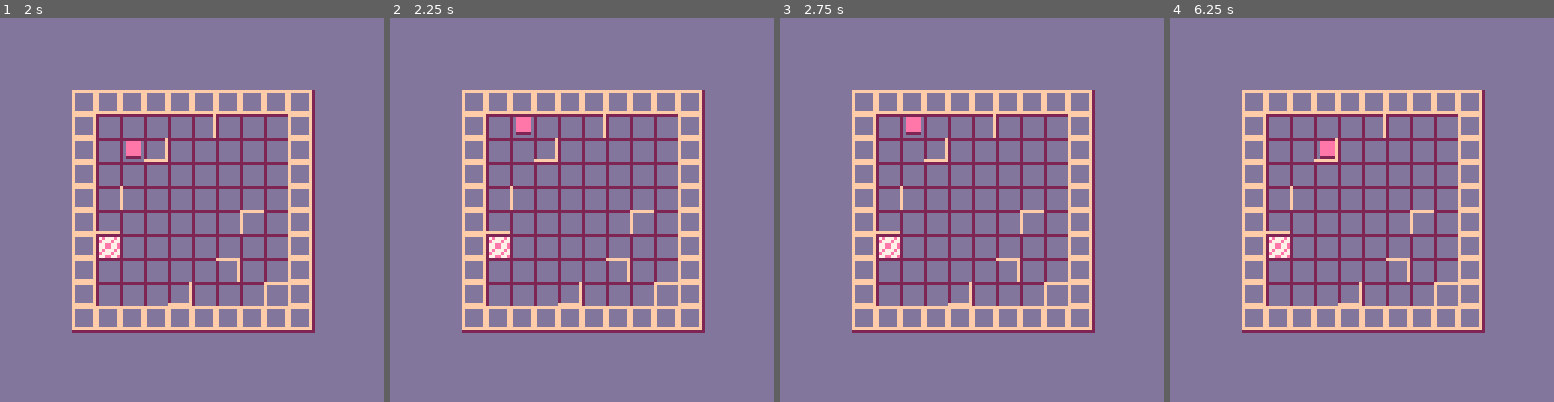
Above: before the commit, frames 1-4 (left to right).
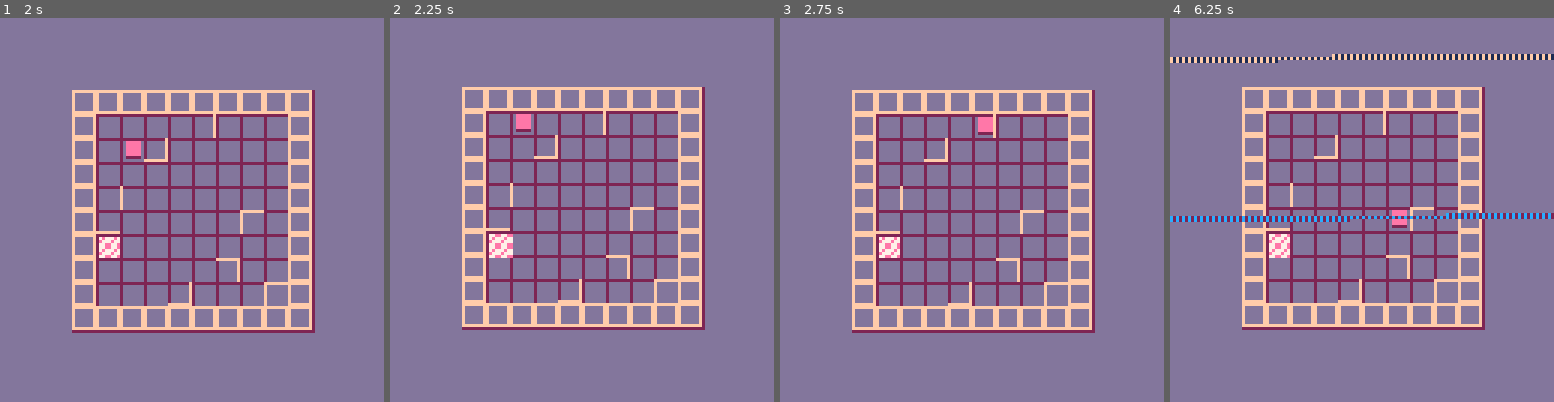
Above: after the commit, the same moments.

Repository: danslocombe/ld45
Game: PICO-8 cartridge robots.p8
Two runs of this game, one before a commit and one after it. Both use one fixed random seed, a clock stepped at 60 frames per second and the inputs below.
Inputs:
- Up to frame 1 (2 s): tap X (X key) at 0.33, 1.07, 1.85 s; tap O (Z key) at 0.7, 1.7 s; hold Right from 1.6 s (still down)
- Up to frame 2 (2.25 s): release Right at 2.1 s; tap O (Z key) at 2.1 s; hold Up from 2.15 s (still down)
- Up to frame 3 (2.75 s): release Up at 2.42 s; hold Right from 2.47 s (still down); tap O (Z key) at 2.5 s
- Up to frame 4 (6.25 s): tap O (Z key) every 0.4 s from 2.9 to 6.1 s; tap X (X key) at 2.97, 4.08, 5.2 s; release Right at 3.03 s; hold Left 3.08-3.58 s; hold Down 3.63-3.97 s; hold Right 4.02-4.68 s; hold Up 4.73-5.03 s; hold Left 5.08-5.68 s; hold Down 5.73-6.03 s; hold Right from 6.08 s (still down)

Frame 1 is identical in both runs. In frame 2, 10% of the frame differs, in the area x 18-83%, y 17-83%; in frame 3, 0.4%; in frame 4, 13%, in the area x 0-100%, y 9-83%.

Commit message:
Pretty effects

Diff:
--- a/robots.p8
+++ b/robots.p8
@@ -81,8 +81,13 @@
 
   target_x = 1
   target_y = 1
-  target_id = 1
+  target_rid = 1
   level = 0
+  shake_t = 0
+  shake_t_max = 4
+  animating = false
+  animation_obj = {}
+  should_gotonext = false
 end
 
 function _init()
@@ -92,7 +97,7 @@
   generate_target(target_robot)
 
   t = 0
-  selected_robot_id = 1
+  selected_rid = 1
 end
 
 function _update60()
@@ -101,6 +106,39 @@
   --end
 
   t += 1
+
+  for i,o in pairs(drawables) do
+    o.tick(o)
+  end
+
+  if animating then
+    animation_obj.xvel += animation_obj.xaccel
+    animation_obj.yvel += animation_obj.yaccel
+    animation_obj.x += animation_obj.xvel
+    animation_obj.y += animation_obj.yvel
+    local d = animation_obj.dir
+
+    if d == down and animation_obj.y > animation_obj.new.y then
+      animating = false
+    elseif d == up and animation_obj.y < animation_obj.new.y then
+      animating = false
+    elseif d == right and animation_obj.x > animation_obj.new.x then
+      animating = false
+    elseif d == left and animation_obj.x < animation_obj.new.x then
+      animating = false
+    end
+
+    if not animating then
+      shake_t = shake_t_max / 3
+    end
+
+    return false
+  end
+
+  if should_gotonext then
+    should_gotonext = false
+    next_level()
+  end
 
   local ndir = none
   if btnp(0) then
@@ -112,33 +150,65 @@
   elseif btnp(3) then
     ndir = down
   elseif btnp(4) then
-    --selected_robot_id = 1 + ((selected_robot_id - 2) % #cur_state.robots)
-    --print_debug("selecting " .. selected_robot_id)
+    --selected_rid = 1 + ((selected_rid - 2) % #cur_state.robots)
+    --print_debug("selecting " .. selected_rid)
     if #history > 0 then
       cur_state = history[#history]
       del(history, cur_state)
     end
   elseif btnp(5) then
-    selected_robot_id = 1 + ((selected_robot_id) % #cur_state.robots)
-    print_debug("selecting " .. selected_robot_id)
+    local prev_selected = selected_rid
+    selected_rid = 1 + ((selected_rid) % #cur_state.robots)
+    print_debug("selecting " .. selected_rid)
+    add(drawables, create_select_anim(prev_selected, selected_rid, cur_state))
   end
 
   if ndir != none then
+    -- setup next move --
 
     local old_state = cur_state
-    cur_state = move_robot(ndir, selected_robot_id, cur_state)
+    cur_state = move_robot(ndir, selected_rid, cur_state)
+
+    local old_robot = {}
+    for i,r in pairs(old_state.robots) do
+      if r.id == selected_rid then
+        old_robot = r
+        break
+      end
+    end
+    local new_robot = {}
+    for i,r in pairs(cur_state.robots) do
+      if r.id == selected_rid then
+        new_robot = r
+        break
+      end
+    end
+
+    animating = true
+    local move_vec = vec_from_dir(ndir)
+    local accel = 0.13
+    animation_obj = {
+      rid = selected_rid,
+      old = old_robot,
+      new = new_robot,
+      dir = ndir,
+      x = old_robot.x,
+      y = old_robot.y,
+      xvel = 0,
+      yvel = 0,
+      xaccel = accel * move_vec.x,
+      yaccel = accel * move_vec.y,
+    }
 
     -- todo only add to history if states are different
     add(history, old_state)
 
     -- check goal
-    for i,r in pairs(cur_state.robots) do
-      if r.id == target_id then
-        if r.x == target_x and r.y == target_y then
-          next_level()
-        end
-
-        break
+    if new_robot.id == target_rid then
+      if new_robot.x == target_x and new_robot.y == target_y then
+
+        -- delay next level until animation finishes
+        should_gotonext = true
       end
     end
   end
@@ -156,6 +226,8 @@
   local target_robot = 1 + flr(rnd(#cur_state.robots))
   generate_target(target_robot)
   history = {}
+
+  shake_t = shake_t_max
 end
 
 function create_robot(x, y, id, col)
@@ -215,7 +287,7 @@
 
   target_x = state.robots[target_robot].x
   target_y = state.robots[target_robot].y
-  target_id = target_robot
+  target_rid = target_robot
 end
 
 function place_free(x, y, state)
@@ -272,6 +344,243 @@
     end
   end
 
+  local move_vec = vec_from_dir(dir)
+  while (not should_stop(new_robot.x, new_robot.y, dir, state))
+    and (place_free(new_robot.x + move_vec.x, new_robot.y + move_vec.y, state)) do
+    new_robot.x = new_robot.x + move_vec.x
+    new_robot.y = new_robot.y + move_vec.y
+  end
+
+  local new_state = {
+    t = state.t + 1,
+    robots = {
+      new_robot,
+    },
+  }
+
+  -- copy over non-moving robots into new state
+  -- as robots are immutable we can reference existing objs
+  for i,r in pairs(state.robots) do
+    if r.id != id then
+      add(new_state.robots, r)
+    end
+  end
+
+  return new_state
+end
+
+-- drawing --
+
+function _draw()
+  cls(13)
+
+  local scale = 8
+  local x0 = 3
+  local y0 = 3
+
+  if shake_t > 0 then
+    shake_t -= 1
+    local d = rnd(1.0)
+    local r = 0.5 * shake_t / shake_t_max
+    x0 += r * cos(d)
+    y0 += r * sin(d)
+  end
+
+  local bgsize = 10
+  for i = 0,10 do
+    local bgcol = 2
+    line((x0 + i) * scale, y0 * scale, (x0 + i) * scale, (y0 + bgsize) * scale, bgcol)
+    line(x0 * scale, (y0 + i) * scale, (x0 + bgsize) * scale, (y0 + i) * scale, bgcol)
+  end
+
+  for i,cell in pairs(grid) do
+    draw_cell(x0, y0, scale, cell)
+  end
+
+  draw_target(x0, y0, scale, cur_state)
+  draw_robots(x0, y0, scale, cur_state)
+
+  for i,o in pairs(drawables) do
+    o.draw(o, x0, y0, scale)
+  end
+
+  if shake_t > 0 then
+    dump_noise(shake_t / shake_t_max)
+  end
+end
+
+function draw_robots(xoffset, yoffset, scale, state)
+  for i,r in pairs(state.robots) do
+
+    local rx = r.x
+    local ry = r.y
+
+    if animating and r.id == animation_obj.rid then
+      rx = animation_obj.x
+      ry = animation_obj.y
+    end
+
+    local x0 = (rx + xoffset + 0.25) * scale
+    local y0 = (ry + yoffset + 0.25) * scale
+    local x1 = (rx + xoffset + 0.75) * scale
+    local y1 = (ry + yoffset + 0.75) * scale
+    rectfill(x0, y0 - 1, x1, y1, 2)
+    if selected_rid != r.id then
+      fillp(0b0101101001011010.1)
+    end
+    rectfill(x0, y0 - 1, x1, y1 - 1, r.col)
+    fillp()
+  end
+end
+
+function draw_target(xoffset, yoffset, scale, cur_state)
+  local x0 = (target_x + xoffset + 0.13) * scale
+  local y0 = (target_y + yoffset + 0.13) * scale
+  local x1 = (target_x + xoffset + 0.96) * scale
+  local y1 = (target_y + yoffset + 0.96) * scale
+  rectfill(x0, y0, x1, y1, 7)
+
+  -- lookup color of target
+  local col = 1
+  for i,r in pairs(cur_state.robots) do
+    if r.id == target_rid then
+      col = r.col
+      break
+    end
+  end
+
+  fillp(0b0110110110110110.1)
+    rectfill(x0, y0, x1, y1, col)
+  fillp()
+end
+
+function draw_cell(xoffset, yoffset, scale, cell)
+  local col = 15
+  local b = cell.borders
+  if band(b, flags_border_left) != 0 then
+    local x0 = (cell.x + xoffset) * scale
+    local y0 = (cell.y + yoffset) * scale
+    local y = (cell.y + yoffset + 1) * scale - 1
+    line(x0, y0, x0, y, col)
+  end
+  if band(b, flags_border_right) != 0 then
+    local x0 = (cell.x + xoffset) * scale + (scale - 1)
+    local y0 = (cell.y + yoffset) * scale
+    local y = (cell.y + yoffset + 1) * scale - 1
+    line(x0, y0, x0, y, col)
+  end
+  if band(b, flags_border_top) != 0 then
+    local x0 = (cell.x + xoffset) * scale
+    local y0 = (cell.y + yoffset) * scale
+    local x = (cell.x + xoffset + 1) * scale - 1
+    line(x0, y0, x, y0, col)
+  end
+  if band(b, flags_border_bottom) != 0 then
+    local x0 = (cell.x + xoffset) * scale
+    local y0 = (cell.y + yoffset) * scale + (scale - 1)
+    local x = (cell.x + xoffset + 1) * scale - 1
+    line(x0, y0, x, y0, col)
+  end
+end
+
+function dump_noise(mag)
+  local screen_start = 0x6000
+  local screen_size = 8000
+  for i=1,mag * 30 do
+    local len = 50 + rnd(100)
+    local pos = rnd(screen_size) + screen_start
+    len = min(len, screen_start + screen_size)
+    memset(pos, rnd(64), len)
+  end
+end
+
+-- other --
+
+function create_select_anim(start_rid, end_rid)
+  -- just use cur_state
+
+  local start = get_robot(start_rid, cur_state)
+
+  local obj = {
+    state = 0,
+    t = 0,
+    x = start.x,
+    y = start.y,
+  }
+
+  obj.tick = function(o)
+    local scale = 4
+    local target = get_robot_anim_pos(end_rid, cur_state)
+
+    if o.state == 0 then
+      scale = 2
+      if o.t > 5 then
+        o.state = 1
+        local start = get_robot_anim_pos(start_rid, cur_state)
+        o.x = start.x
+        o.y = start.y
+      end
+    else
+      if o.t > 20 then
+        del(drawables, o)
+        return;
+      end
+    end
+
+    o.x = (o.x * (scale - 1) + target.x) / scale
+    o.y = (o.y * (scale - 1) + target.y) / scale
+
+    o.t += 1
+  end
+
+  obj.draw = function(o, xoffset, yoffset, scale)
+    local col = 0
+    local other = {}
+
+    if o.state == 0 then
+      col = robot_cols[start_rid]
+      other = get_robot_anim_pos(start_rid, cur_state)
+    else
+      col = robot_cols[end_rid]
+      other = get_robot_anim_pos(end_rid, cur_state)
+    end
+
+    local this_x = (xoffset + o.x + 0.5) * scale
+    local this_y = (yoffset + o.y + 0.5) * scale
+    local other_x = (xoffset + other.x + 0.5) * scale
+    local other_y = (yoffset + other.y + 0.5) * scale
+
+    line(this_x, this_y, other_x, other_y, col)
+  end
+
+  return obj
+end
+
+-- utils --
+
+function split_lines(s)
+  local start = 1
+  local ret = {}
+  for i = 1,#s do
+    if sub(s, i,i) == "\n" then
+      local ss = sub(s, start, i - 1)
+      if #ss > 0 then
+        add(ret, ss)
+      end
+      start = i + 1
+    end
+  end
+
+  -- final line
+  local ss = sub(s, start, -1)
+  if #ss > 0 and ss ~= "\n" then
+    add(ret, ss)
+  end
+
+  return ret
+end
+
+function vec_from_dir(dir)
   local mx = 0
   local my = 0
   if dir == left then
@@ -284,143 +593,24 @@
     my = -1
   end
 
-  while (not should_stop(new_robot.x, new_robot.y, dir, state))
-    and (place_free(new_robot.x + mx, new_robot.y + my, state)) do
-    new_robot.x = new_robot.x + mx
-    new_robot.y = new_robot.y + my
-  end
-
-  local new_state = {
-    t = state.t + 1,
-    robots = {
-      new_robot,
-    },
-  }
-
-  -- copy over non-moving robots into new state
-  -- as robots are immutable we can reference existing objs
+  return {x = mx, y = my}
+end
+
+function get_robot_anim_pos(rid, state)
+  if not animating or rid != animation_obj.rid then
+    return get_robot(rid, state)
+  end
+
+  return animation_obj
+end
+
+function get_robot(rid, state)
   for i,r in pairs(state.robots) do
-    if r.id != id then
-      add(new_state.robots, r)
-    end
-  end
-
-  return new_state
-end
-
--- draw --
-
-function _draw()
-  cls(13)
-
-  local scale = 8
-  local x0 = 3
-  local y0 = 3
-
-  local bgsize = 10
-  for i = 0,10 do
-    local bgcol = 2
-    line((x0 + i) * scale, y0 * scale, (x0 + i) * scale, (y0 + bgsize) * scale, bgcol)
-    line(x0 * scale, (y0 + i) * scale, (x0 + bgsize) * scale, (y0 + i) * scale, bgcol)
-  end
-
-  for i,cell in pairs(grid) do
-    draw_cell(x0, y0, scale, cell)
-  end
-
-  for i,b in pairs(drawables) do
-    b.draw()
-  end
-
-  draw_state(x0, y0, scale, cur_state)
-end
-
-function draw_state(xoffset, yoffset, scale, state)
-  draw_target(xoffset, yoffset, scale, cur_state)
-  for i,r in pairs(state.robots) do
-    local x0 = (r.x + xoffset + 0.25) * scale
-    local y0 = (r.y + yoffset + 0.25) * scale
-    local x1 = (r.x + xoffset + 0.75) * scale
-    local y1 = (r.y + yoffset + 0.75) * scale
-    rectfill(x0, y0 - 1, x1, y1, 2)
-    if selected_robot_id != r.id then
-      fillp(0b0101101001011010.1)
-    end
-    rectfill(x0, y0 - 1, x1, y1 - 1, r.col)
-    fillp()
-  end
-end
-
-function draw_target(xoffset, yoffset, scale, cur_state)
-  local x0 = (target_x + xoffset + 0.13) * scale
-  local y0 = (target_y + yoffset + 0.13) * scale
-  local x1 = (target_x + xoffset + 0.96) * scale
-  local y1 = (target_y + yoffset + 0.96) * scale
-  rectfill(x0, y0, x1, y1, 7)
-
-  -- lookup color of target
-  local col = 1
-  for i,r in pairs(cur_state.robots) do
-    if r.id == target_id then
-      col = r.col
-      break
-    end
-  end
-
-  fillp(0b0110110110110110.1)
-    rectfill(x0, y0, x1, y1, col)
-  fillp()
-end
-
-function draw_cell(xoffset, yoffset, scale, cell)
-  local col = 15
-  local b = cell.borders
-  if band(b, flags_border_left) != 0 then
-    local x0 = (cell.x + xoffset) * scale
-    local y0 = (cell.y + yoffset) * scale
-    local y = (cell.y + yoffset + 1) * scale - 1
-    line(x0, y0, x0, y, col)
-  end
-  if band(b, flags_border_right) != 0 then
-    local x0 = (cell.x + xoffset) * scale + (scale - 1)
-    local y0 = (cell.y + yoffset) * scale
-    local y = (cell.y + yoffset + 1) * scale - 1
-    line(x0, y0, x0, y, col)
-  end
-  if band(b, flags_border_top) != 0 then
-    local x0 = (cell.x + xoffset) * scale
-    local y0 = (cell.y + yoffset) * scale
-    local x = (cell.x + xoffset + 1) * scale - 1
-    line(x0, y0, x, y0, col)
-  end
-  if band(b, flags_border_bottom) != 0 then
-    local x0 = (cell.x + xoffset) * scale
-    local y0 = (cell.y + yoffset) * scale + (scale - 1)
-    local x = (cell.x + xoffset + 1) * scale - 1
-    line(x0, y0, x, y0, col)
-  end
-end
-
--- utils --
-
-function split_lines(s)
-  local start = 1
-  local ret = {}
-  for i = 1,#s do
-    if sub(s, i,i) == "\n" then
-      local ss = sub(s, start, i - 1)
-      if #ss > 0 then
-        add(ret, ss)
-      end
-      start = i + 1
-    end
-  end
-
-  -- final line
-  local ss = sub(s, start, -1)
-  if #ss > 0 and ss ~= "\n" then
-    add(ret, ss)
-  end
-
-  return ret
-end
+    if r.id == rid then
+      return r
+    end
+  end
+
+  print_debug("could not find: " .. rid)
+  return nil
+end
